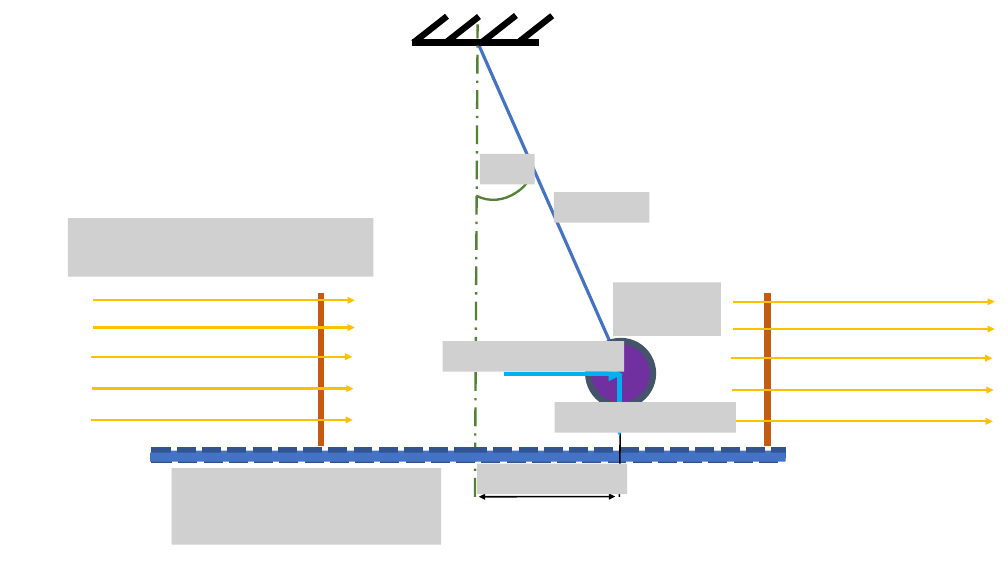
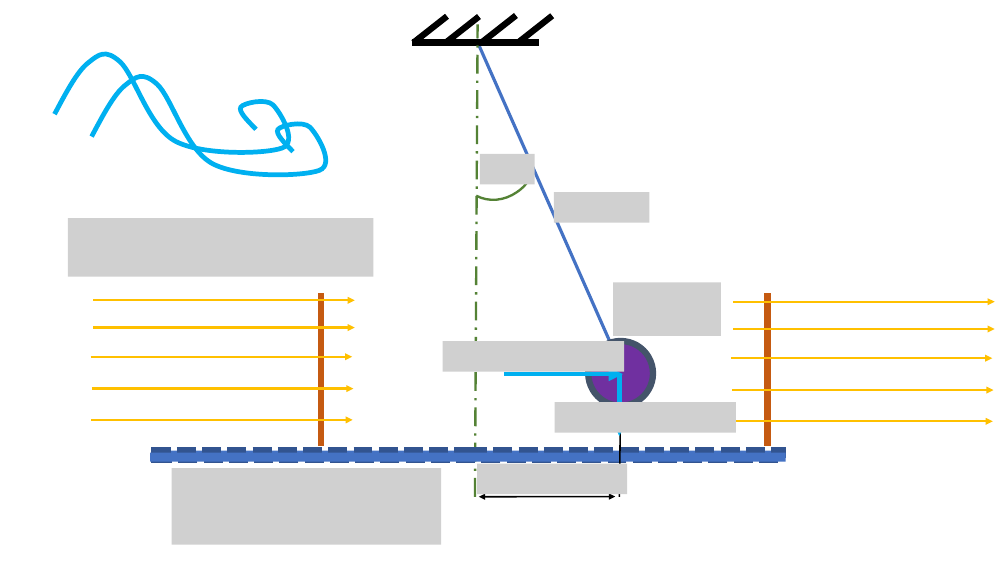
Before and after one commit to AlonSpinner/KalmanPendulum, a slide deck: slide 1 of Docs/Pics.pptx. Drawn at 1008x567 pixels with LibreOffice and Linux fonts; fonts in the diff are those of the drawing; grey boxes stand for pictures. Boxes give left, top, right and bottom in pixels: in the first picture for what was removed or moved away, otherwise in the second. Text is boxed around its words. In the diff, an @@ line names an element or a change of style, - is before the commit and + after.

```diff
--- a/Docs/Pics.pptx
+++ b/Docs/Pics.pptx
@@ freeform shape added at box(54, 54, 289, 152), outline #00B0F0 4.5 pt @@
@@ freeform shape added at box(91, 76, 326, 175), outline #00B0F0 4.5 pt @@
```
Also in this commit, not shown: 1 other slide changed, 2 slides added, 11 other files.
